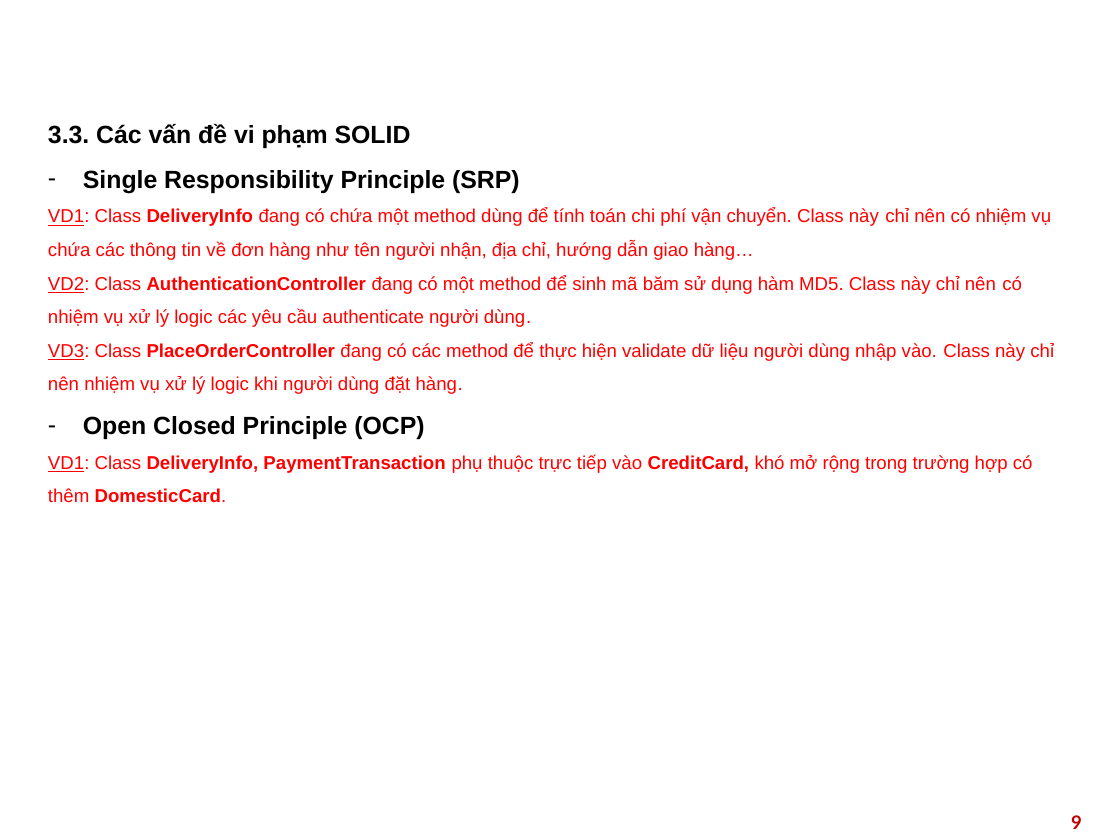
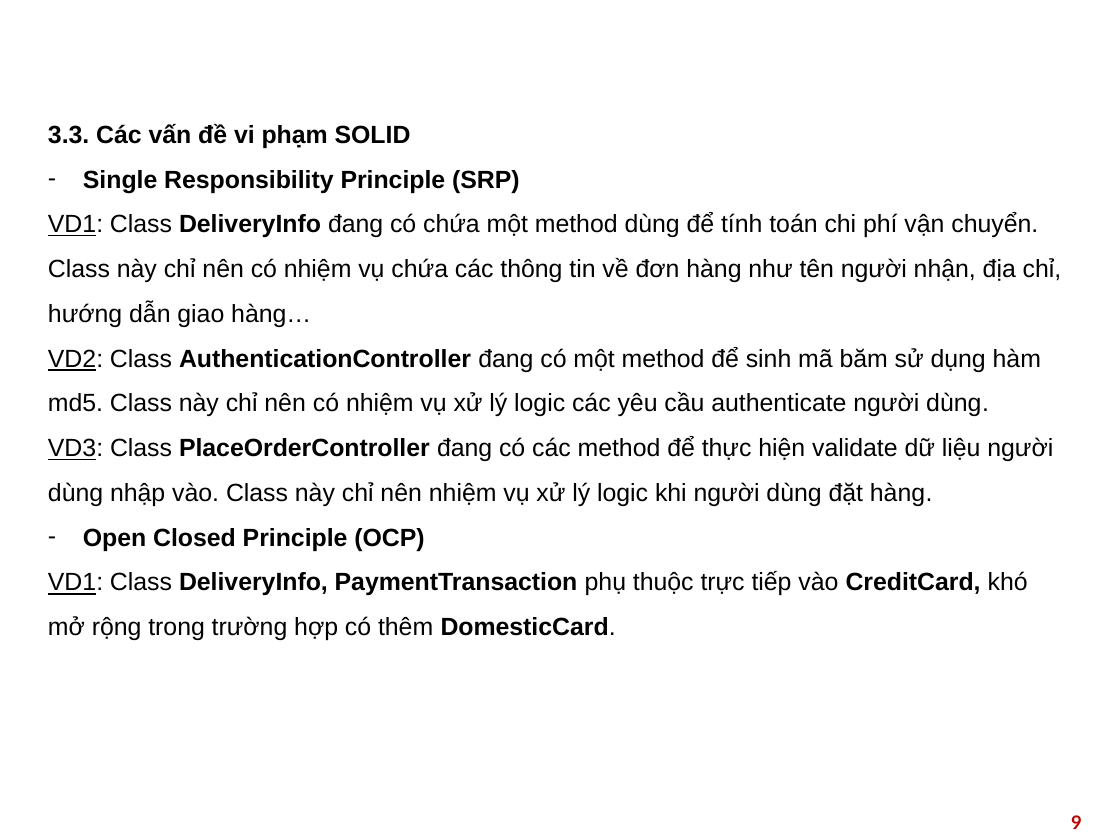
Before and after one commit to HieuPham2000/DP.20212.03, a slide deck: slide 9 of presentation/Design_Pattern_Slide.pptx. Drawn at 1120x840 pixels with LibreOffice and Linux fonts; fonts in the diff are those of the drawing; background and template pictures are left out. Boxes give left, top, right and bottom in pixels: in the first picture for what was removed or moved away, otherwise in the second. Text is boxed around its words. In the diff, an @@ line names an element or a change of style, - is before the commit and + after.

```diff
--- a/presentation/Design_Pattern_Slide.pptx
+++ b/presentation/Design_Pattern_Slide.pptx
@@ text at bbox=[48, 212, 1062, 640]: size 12 to 16 pt, text colour #FF0000 to #000000 in "VD1: Class DeliveryInfo đang có chứa một ...", "VD3: Class PlaceOrderController đang có các method ...", "VD1: Class DeliveryInfo, PaymentTransaction phụ thuộc trực ..." @@
@@ text at bbox=[48, 347, 1041, 416]: text changed; size 12 to 16 pt; text colour #FF0000 to #000000 @@
-VD2: Class AuthenticationController đang có một method để sinh mã băm sử dụng hàm MD5. Class này chỉ nên có nhiệm vụ xử lý logic các yêu cầu authenticate người dùng.
+VD2: Class AuthenticationController đang có một method để sinh mã băm sử dụng hàm md5. Class này chỉ nên có nhiệm vụ xử lý logic các yêu cầu authenticate người dùng.
```
Also in this commit, not shown: 8 other slides changed, 18 slides added, 2 other files.
